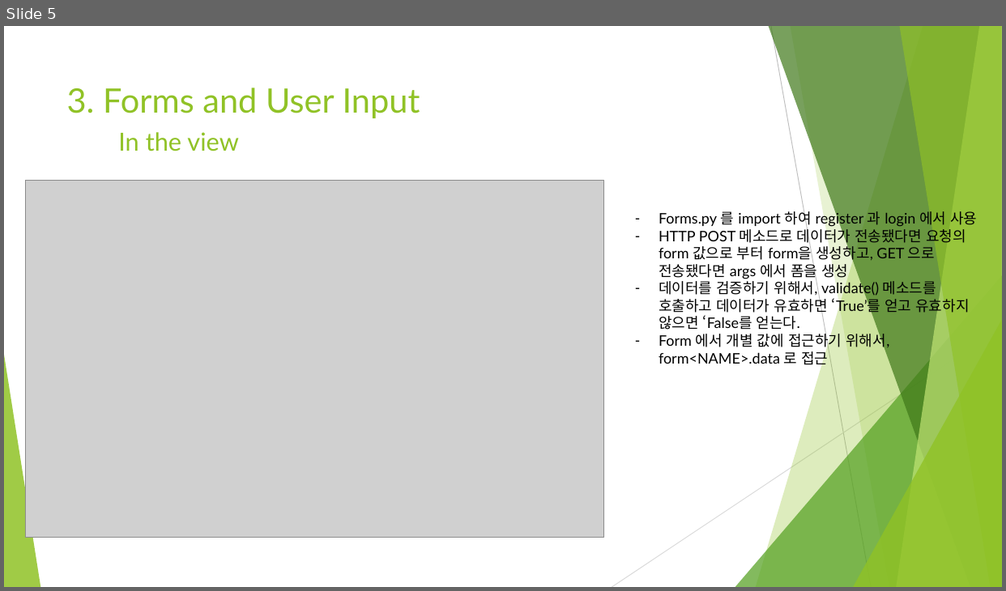
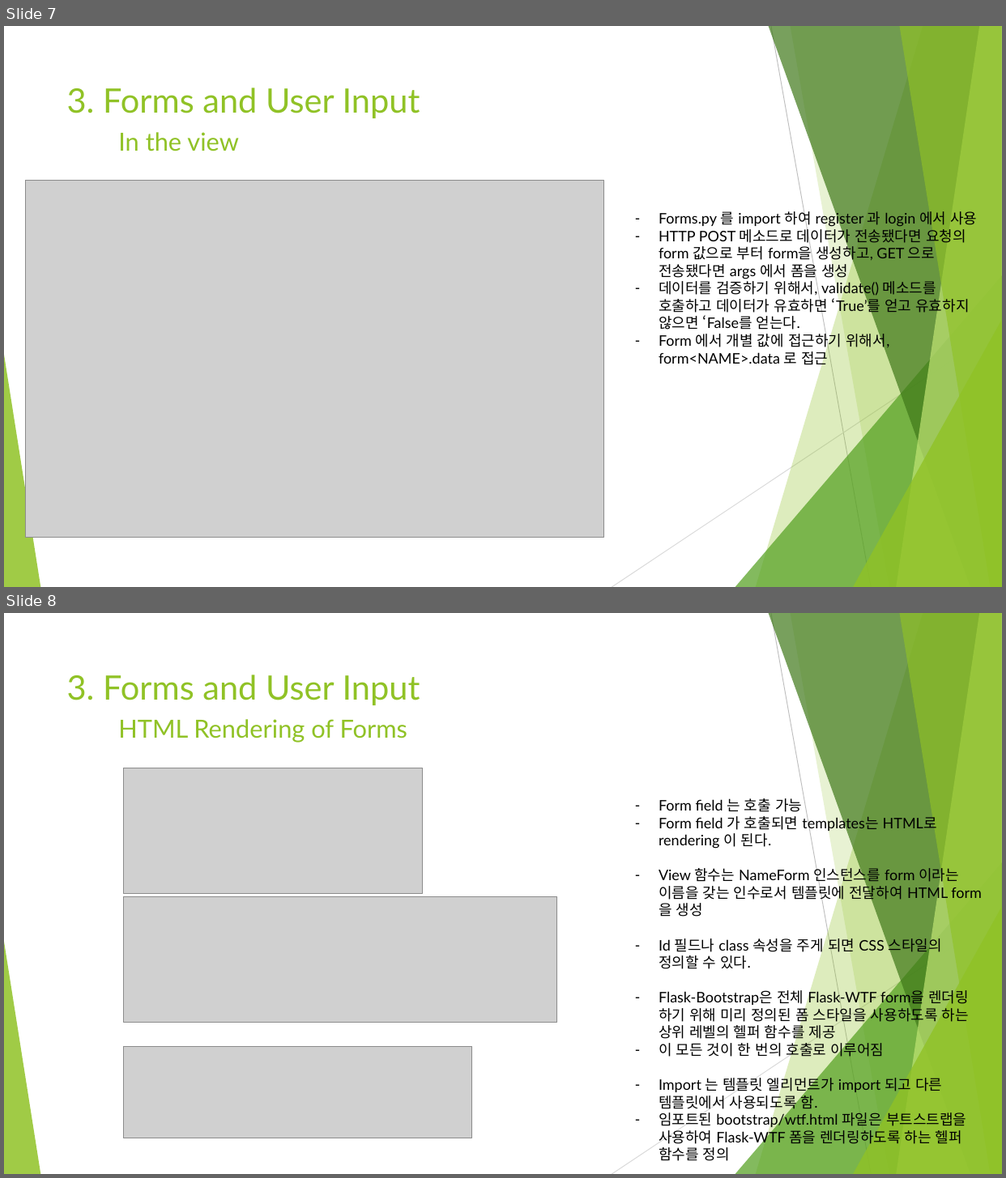
Before and after one commit to Heechul90/Flask, a slide deck: Study/03. Forms and User Input/Forms and User Input.pptx. Shown one above the other, each under a label of ours: slide 5 before the commit, slides 7 and 8 after it. The pictures are 1006x591 and 1006x1178 pixels, drawn with LibreOffice and Linux fonts; fonts in the diff are those of the drawing; grey boxes stand for pictures. Boxes give left, top, right and bottom in pixels: in the first picture for what was removed or moved away, otherwise in the second. Text is boxed around its words. In the diff, an @@ line names an element or a change of style, - is before the commit and + after.

Commit message:
flask about forms and input user

```diff
--- a/Study/03. Forms and User Input/Forms and User Input.pptx
+++ b/Study/03. Forms and User Input/Forms and User Input.pptx
@@ slide 8 added at box(4, 613, 1002, 1174), background #FFFFFF; not listed: 10 template elements that a slide beside it also shows @@
@@ title added at box(67, 675, 420, 705), 32.4 pt, text #90C226 @@
+3. Forms and User Input
@@ text added at box(118, 719, 407, 743), 24 pt, text #90C226 @@
+HTML Rendering of Forms
@@ picture added at box(123, 768, 423, 894) @@
@@ text added at box(658, 798, 969, 1161), 14 pt, text #000000 @@
+– Form field 는 호출 가능
+– Form field 가 호출되면 templates는 HTML로 rendering 이 된다.
+– View 함수는 NameForm 인스턴스를 form 이라는 이름을 갖는 인수로서 템플릿에 전달하여 HTML form을 생성
+– Id 필드나 class 속성을 주게 되면 CSS 스타일의 정의할 수 있다.
+– Flask-Bootstrap은 전체 Flask-WTF form을 렌더링 하기 위해 미리 정의된 폼 스타일을 사용하도록 하는 상위 레벨의 헬퍼 함수를 제공
+– 이 모든 것이 한 번의 호출로 이루어짐
+– Import 는 템플릿 엘리먼트가 import 되고 다른 템플릿에서 사용되도록 함.
+– 임포트된 bootstrap/wtf.html 파일은 부트스트랩을 사용하여 Flask-WTF 폼을 렌더링하도록 하는 헬퍼 함수를 정의
@@ picture added at box(123, 897, 556, 1023) @@
@@ picture added at box(123, 1046, 472, 1139) @@
@@ what was slide 5 is now slide 7 @@
```
Also in this commit, not shown: 5 other slides added, 1 other file.
